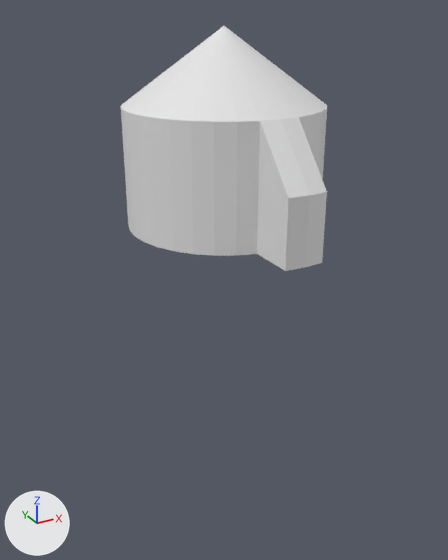
Renders of the glTF model prototype/modules/native/media/models/buildings/houses/large.glb from each side of a commit.
Camera for both pictures: a 50 mm camera at (-32.8, -59.7, 18.6) aimed at (-1.2, -2.1, -10.2). The lights are fixed; the arrows at lower left show +X, +Y and +Z. Objects named as collision shapes, trigger or cutter boxes, shadow casters or lower levels of detail are left out. Vertices at the same position are counted once.

Names of what the first picture shows: 'house'.
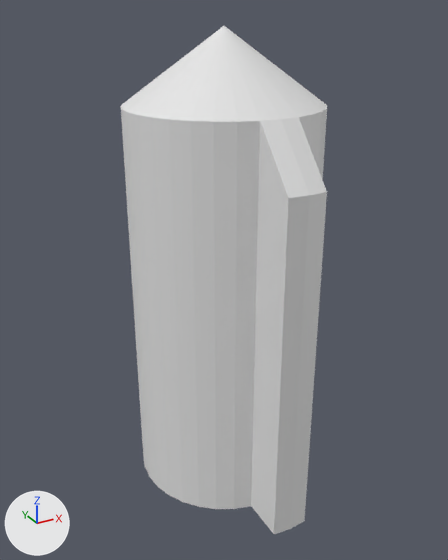
The newer file is also turned or shifted as a whole; pictures and numbers use the older file's frame.

The change, as a diff of the scene's bpy script:
```diff
--- a/prototype/modules/native/media/models/buildings/houses/large.glb.py
+++ b/prototype/modules/native/media/models/buildings/houses/large.glb.py
@@ me_cone @@
 # used by ob_house; location = (0.0, 0.0, 0.0)
-me_cone.from_pydata(...)  # 71 vertices, 138 faces; spans x -10.9..10.9, y -15.9..10.9, z -3.9..16.9
+me_cone.from_pydata(...)  # 176 vertices, 412 faces; spans x -10.9..10.9, y -15.9..10.9, z -36.5..16.9
+# me_cone part 1
+# 34 faces are deleted
+# 35 new vertices lie (0.0, 0.0, -8.8) away from vertices in x -10.9..10.9, y -15.9..10.9, z -3.9
+# 35 new vertices lie (0.0, 0.0, -17.3) away from vertices in x -10.9..10.9, y -15.9..10.9, z -12.7
+# 35 new vertices lie (0.0, 0.0, -6.5) away from vertices in x -10.9..10.9, y -15.9..10.9, z -30.0
+# 308 new faces join them
```

Boxes (x1, y1, x2, y2) around the edits, measured in the pictures (448 x 560 px):
'house', reshaped (107% taller): before (121, 26, 327, 271); after (121, 26, 327, 534)
part 1 of me_cone, built on: after (128, 225, 322, 534)
